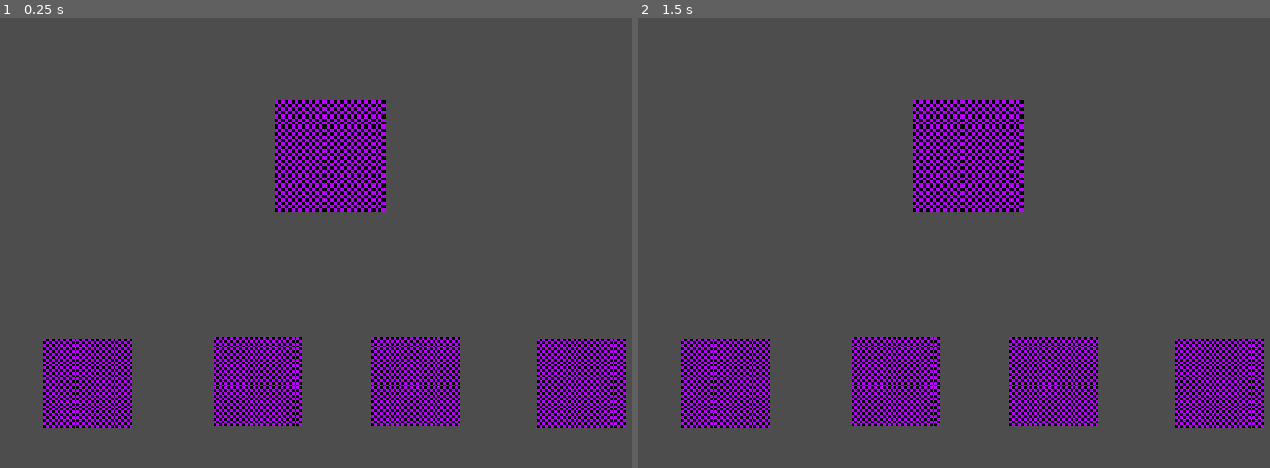
Above: before the commit, frames 1-2 (left to right).
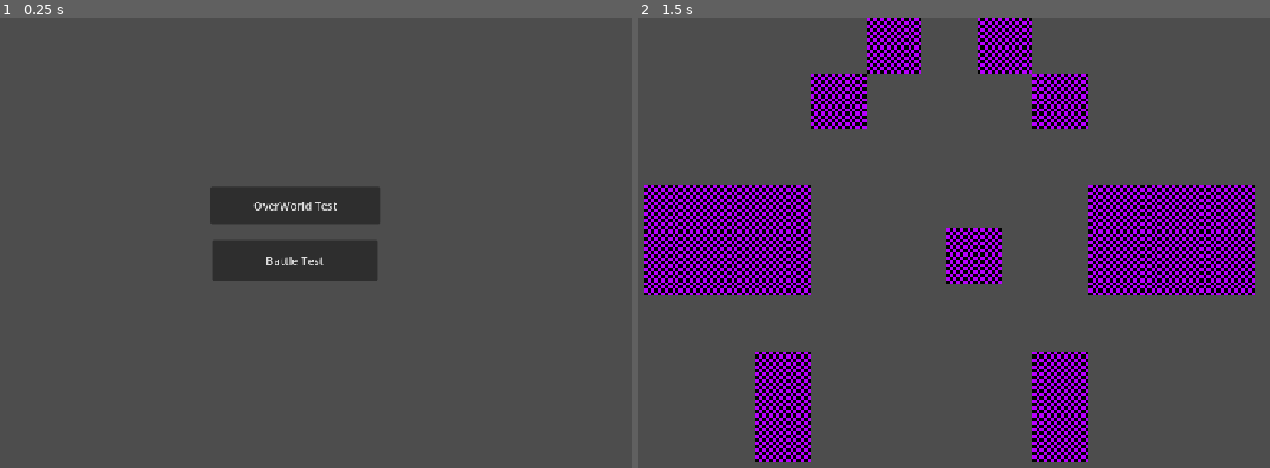
Above: after the commit, the same moments.

Repository: fffussel/RandomRPG
Game: Godot game, scene res://Scenes/Menu/mainMenu.tscn
Same seed, same stepped clock (60 frames per second), same inputs: the game is played once before the commit and once after it. Before the commit the project starts from res://Scenes/Battle/battle.tscn.
Inputs (mouse positions are in pixels of both pictures, inside the frame that each line leads up to):
- Up to frame 1 (0.25 s): no input
- Up to frame 2 (1.5 s): click (935, 207) at 0.5 s, where only the run after the commit has a clickable "OverWorld Test"; tap Enter at 1.25 s

The runs differ from the first frame. In frame 1, 19% of the frame differs, in the area x 6-100%, y 18-92%; in frame 2, 35%, in the area x 0-100%, y 0-99%.

Commit message:
add test main-menu

Diff:
--- /dev/null
+++ b/Scenes/Menu/mainMenu.tscn
@@ -0,0 +1,41 @@
+[gd_scene format=3 uid="uid://c18pthrho5b6c"]
+
+[ext_resource type="Script" uid="uid://d3f00l4jj4y7g" path="res://Scripts/Menu/mainMenu.gd" id="1_86uyx"]
+
+[node name="MainMenu" type="NinePatchRect" unique_id=1186072308]
+anchors_preset = 15
+anchor_right = 1.0
+anchor_bottom = 1.0
+grow_horizontal = 2
+grow_vertical = 2
+size_flags_horizontal = 3
+size_flags_vertical = 3
+script = ExtResource("1_86uyx")
+metadata/_edit_use_anchors_ = true
+
+[node name="Button" type="Button" parent="." unique_id=1134014386]
+layout_mode = 1
+anchors_preset = -1
+anchor_left = 0.3940972
+anchor_top = 0.375
+anchor_right = 0.6067708
+anchor_bottom = 0.45833334
+grow_horizontal = 2
+grow_vertical = 2
+text = "OverWorld Test"
+metadata/_edit_use_anchors_ = true
+
+[node name="Button2" type="Button" parent="." unique_id=749723755]
+layout_mode = 1
+anchors_preset = -1
+anchor_left = 0.3967014
+anchor_top = 0.49382716
+anchor_right = 0.6032986
+anchor_bottom = 0.58487654
+grow_horizontal = 2
+grow_vertical = 2
+text = "Battle Test"
+metadata/_edit_use_anchors_ = true
+
+[connection signal="pressed" from="Button" to="." method="_on_button_pressed"]
+[connection signal="pressed" from="Button2" to="." method="_on_button_2_pressed"]
--- /dev/null
+++ b/Scripts/Menu/mainMenu.gd
@@ -0,0 +1,20 @@
+extends NinePatchRect
+
+# Called when the node enters the scene tree for the first time.
+func _ready() -> void:
+	pass # Replace with function body.
+
+
+# Called every frame. 'delta' is the elapsed time since the previous frame.
+func _process(delta: float) -> void:
+	pass
+
+
+func _on_button_pressed() -> void:
+	var scene = load("res://Scenes/World/world.tscn")
+	get_tree().change_scene_to_packed(scene)
+
+
+func _on_button_2_pressed() -> void:
+	var scene = load("res://Scenes/Battle/battle.tscn")
+	get_tree().change_scene_to_packed(scene)
--- a/project.godot
+++ b/project.godot
@@ -11,7 +11,7 @@
 [application]
 
 config/name="RPG"
-run/main_scene="uid://b5at8brhrbwwf"
+run/main_scene="uid://c18pthrho5b6c"
 config/features=PackedStringArray("4.7", "Forward Plus")
 config/icon="res://icon.svg"
 
Not shown, added: Scripts/Menu/mainMenu.gd.uid
